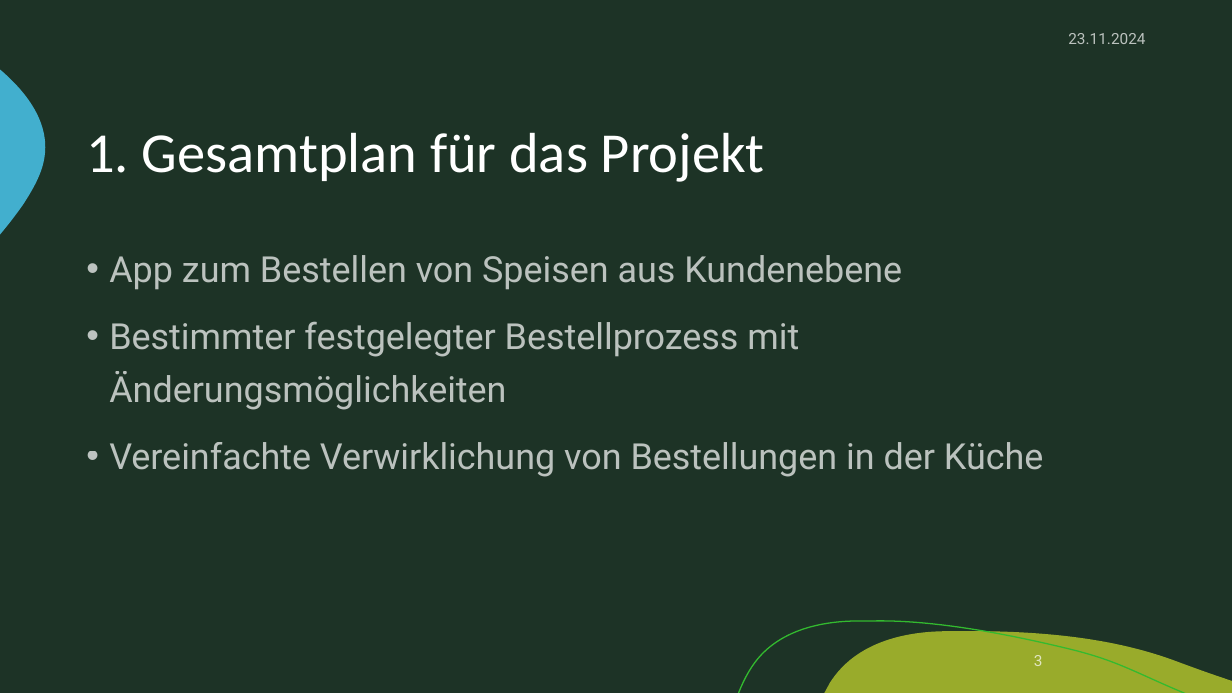
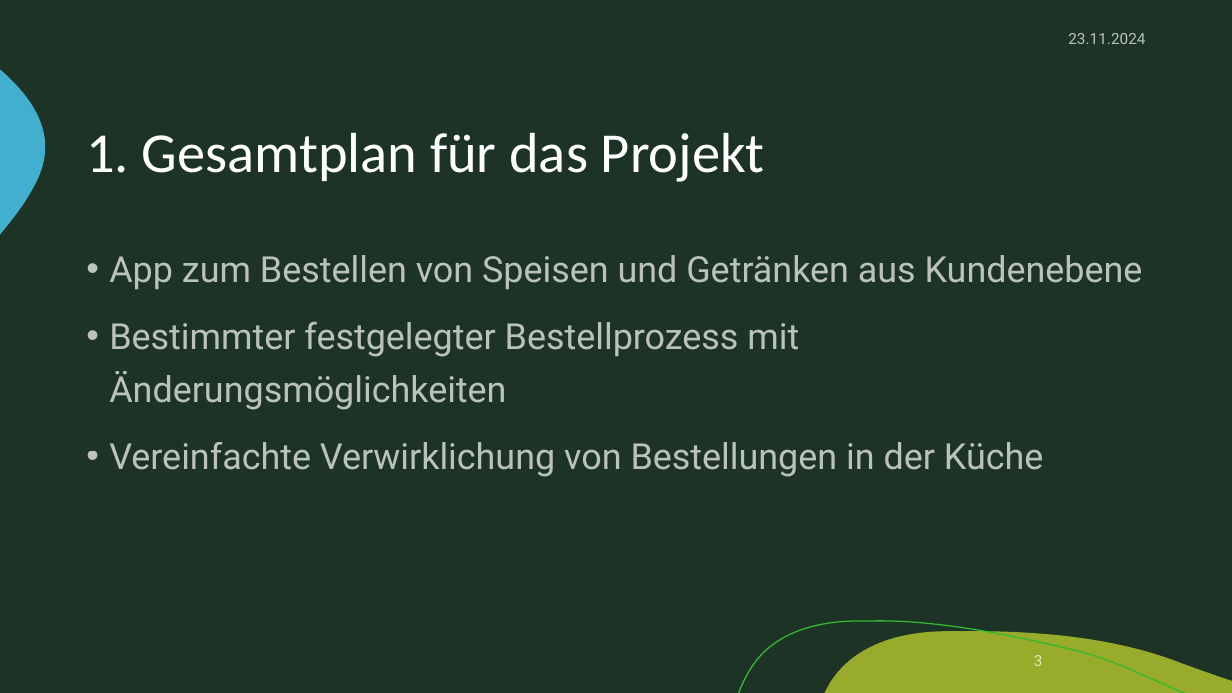
Before and after one commit to zIExpantion/ZumGelbenBach, a slide deck: slide 3 of Dokumente/Sprint-Backlog/Sprint-Backlog1.pptx. Drawn at 1232x693 pixels with LibreOffice and Linux fonts; fonts in the diff are those of the drawing; background and template pictures are left out. Boxes give left, top, right and bottom in pixels: in the first picture for what was removed or moved away, otherwise in the second. Text is boxed around its words. In the diff, an @@ line names an element or a change of style, - is before the commit and + after.

```diff
--- a/Dokumente/Sprint-Backlog/Sprint-Backlog1.pptx
+++ b/Dokumente/Sprint-Backlog/Sprint-Backlog1.pptx
@@ text at (109, 255, 1143, 290): text changed @@
-• App zum Bestellen von Speisen aus Kundenebene
+• App zum Bestellen von Speisen und Getränken aus Kundenebene
```
